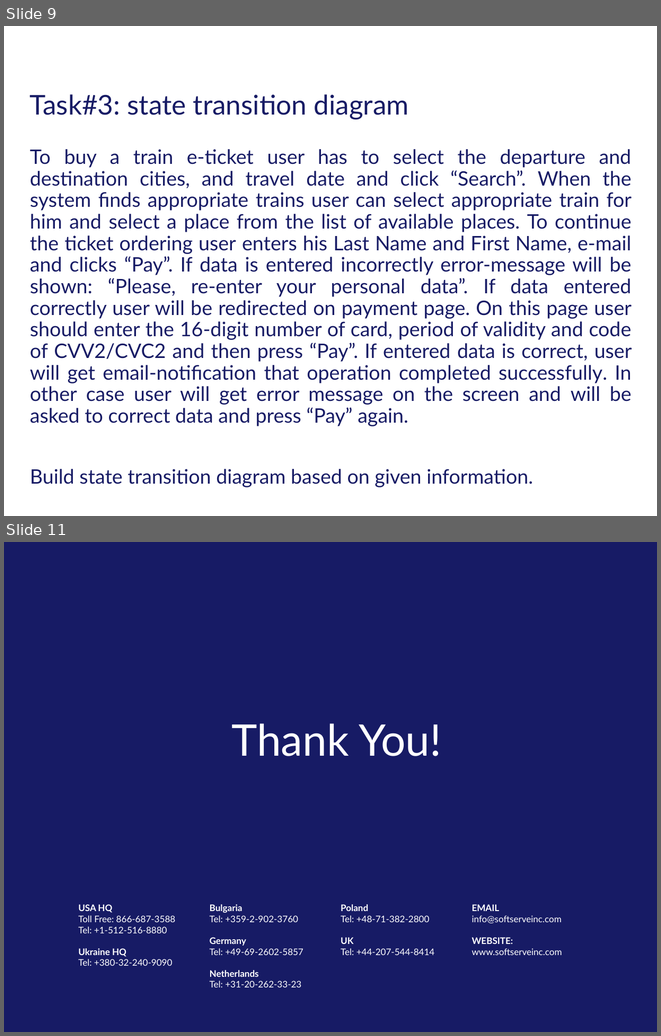
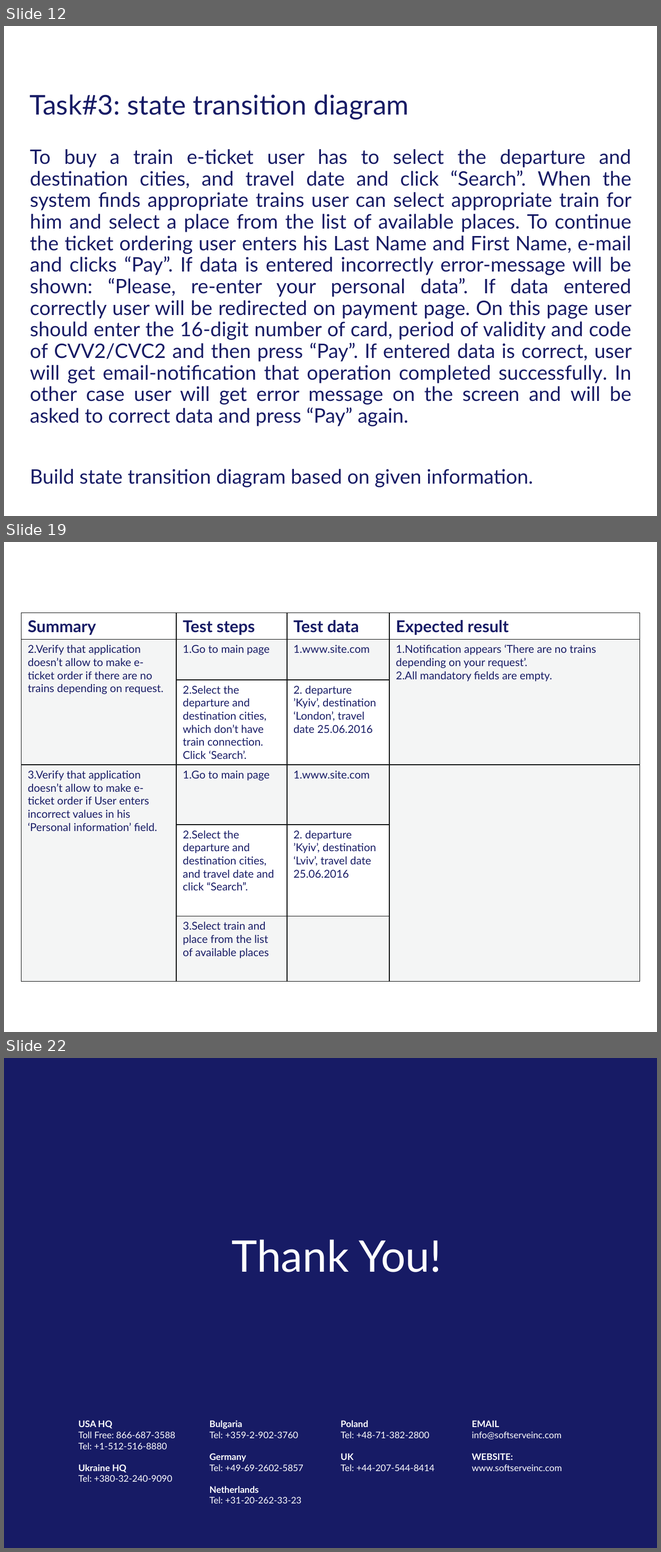
Before and after one commit to VikaSvyryd/HomeWorks, a slide deck: HW4 TDT.pptx. Shown one above the other, each under a label of ours: slides 9 and 11 before the commit, slides 12, 19 and 22 after it; the slides between them are not shown. The pictures are 661x1036 and 661x1552 pixels, drawn with LibreOffice and Linux fonts; fonts in the diff are those of the drawing; background and template pictures are left out. Boxes give left, top, right and bottom in pixels: in the first picture for what was removed or moved away, otherwise in the second. Text is boxed around its words. In the diff, an @@ line names an element or a change of style, - is before the commit and + after.

```diff
--- a/HW4 TDT.pptx
+++ b/HW4 TDT.pptx
@@ slide 19 added at bbox=[4, 542, 657, 1032], background #FFFFFF @@
@@ table added at bbox=[21, 612, 639, 981], 6 rows, 4 columns @@
+Summary | Test steps | Test data | Expected result
+2.Verify that application doesn’t allow to make e-ticket order if there are no trains depending on request. | 1.Go to main page | 1.www.site.com | 1.Notification appears ‘There are no trains depending on your request’. / 2.All mandatory fields are empty.
+ | 2.Select the departure and destination cities, which don’t have train connection. / Click ‘Search’. | 2. departure ’Kyiv’, destination ‘London’, travel date 25.06.2016 | 
+3.Verify that application doesn’t allow to make e-ticket order if User enters incorrect values in his ‘Personal information’ field. | 1.Go to main page | 1.www.site.com | 
+ | 2.Select the departure and destination cities, and travel date and click “Search”. | 2. departure ’Kyiv’, destination ‘Lviv’, travel date 25.06.2016 | 
+ | 3.Select train and place from the list of available places |  | 
@@ what was slide 9 is now slide 12 @@
@@ what was slide 11 is now slide 22 @@
```
Also in this commit, not shown: 4 slides changed, 11 other slides added, 1 slide removed.
